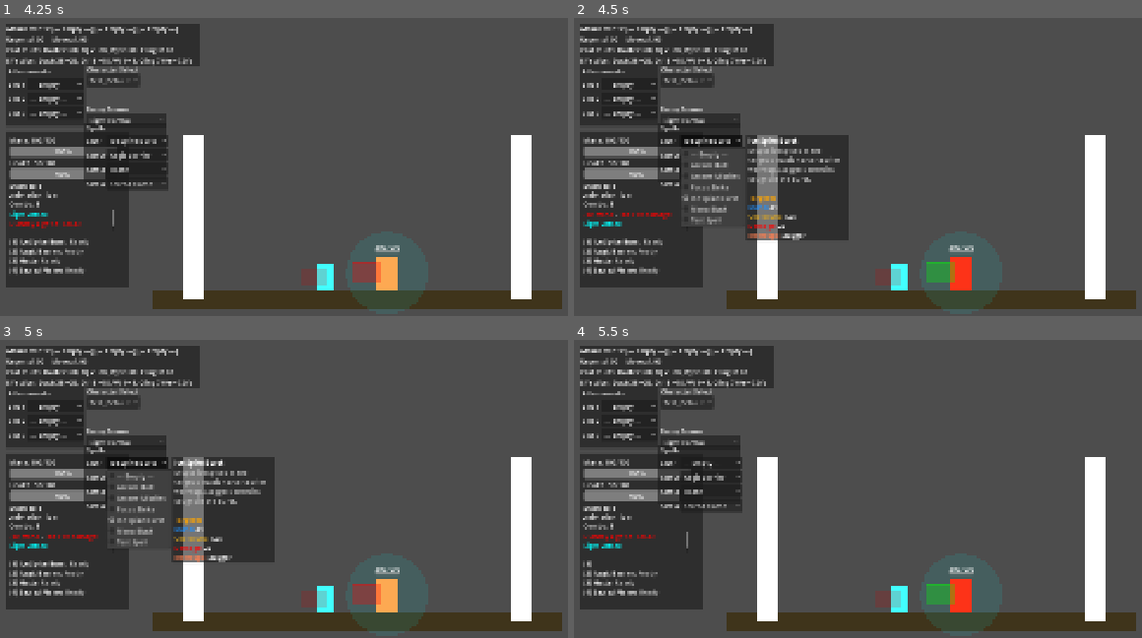
Above: before the commit, frames 1-4 (two rows, left to right).
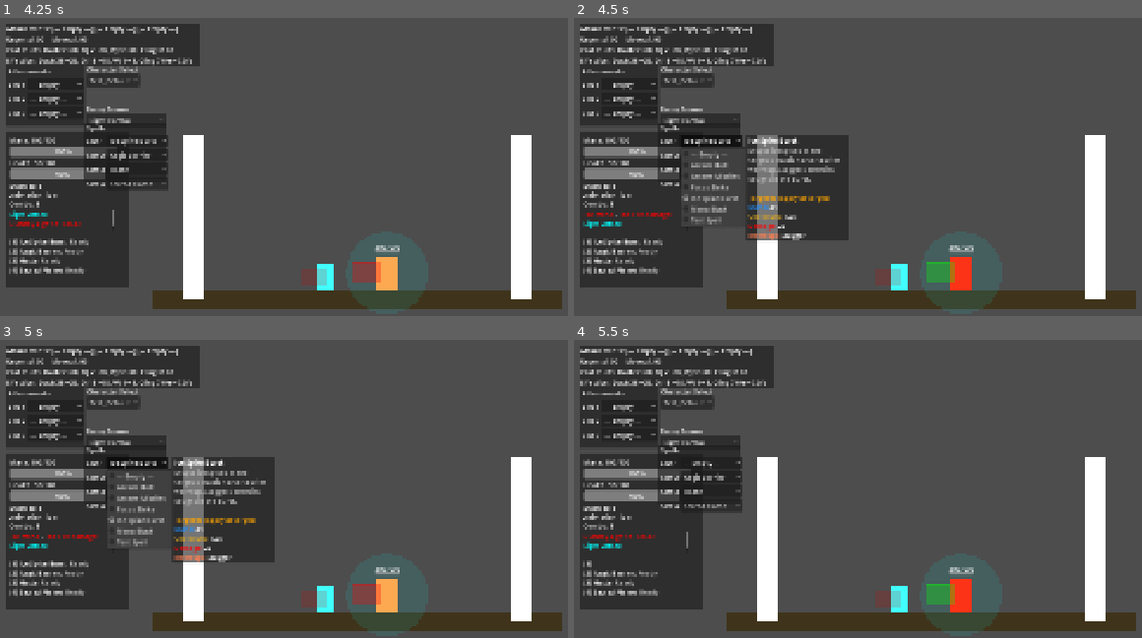
Above: after the commit, the same moments.

Repository: Korasyl/ManaBrawl
Game: Godot game, scene res://scenes/test_environment/test_environment.tscn
Two runs of this game, one before a commit and one after it. Both use one fixed random seed, a clock stepped at 60 frames per second and the inputs below.
Inputs:
- Up to frame 1 (4.25 s): click "— Empty —" at 0.5 s; click "— Empty —" at 1.25 s; click "— Empty —" at 2 s; click "Test_Default" at 2.75 s; click "Light Combo" at 3.5 s
- Up to frame 2 (4.5 s): click "Ice Spike Burst" at 4.25 s
- Up to frame 3 (5 s): no input
- Up to frame 4 (5.5 s): click "Aegis Barrier" at 5 s

Frame 1 is identical in both runs. In frame 2, 0.1% of the frame differs, in the area x 35-46%, y 59-63%; in frame 3, 0.1%; in frame 4, nothing differs.

Commit message:
Add can_target_allies to SpellData and targeting circle for apply_at_target spells
- Add can_target_allies bool to SpellData (defaults false) so each spell
  can opt into targeting allies in addition to enemies
- Extend _find_target_near_cursor with include_allies parameter that
  searches the "player" group when enabled
- Extract _draw_target_indicator() as a shared method for drawing the
  filled circle + arc ring on a target (used by both ranged modes and
  targeted delivery spells)
- Queued targeted spells with apply_at_target delivery now show the
  circle indicator on the nearest valid target, tinted by spell color
- Update spell selector tooltip to show delivery method and ally
  targeting info

https://claude.ai/code/session_019hwMAF9ZJCCJbohmQvJPhX

Diff:
--- a/characters/player.gd
+++ b/characters/player.gd
@@ -1602,7 +1602,7 @@
 			_fire_channeled_tick(spell)
 
 func _fire_channeled_tick(spell: SpellData) -> void:
-	var target: Node = _find_target_near_cursor()
+	var target: Node = _find_target_near_cursor(spell.can_target_allies)
 	if target == null:
 		return
 	_fire_targeted_projectile(spell, target)
@@ -1642,7 +1642,7 @@
 	# For targeted spells, require a valid target before resolving cast
 	var target_body: Node = null
 	if spell.cast_type == "targeted":
-		target_body = _find_target_near_cursor()
+		target_body = _find_target_near_cursor(spell.can_target_allies)
 		if target_body == null:
 			if debug_hud:
 				debug_hud.log_action("[color=red]No target found[/color]")
@@ -1805,7 +1805,7 @@
 		(entity as SpellEntity).attach_to_target(target as Node2D)
 
 
-func _find_target_near_cursor() -> Node:
+func _find_target_near_cursor(include_allies: bool = false) -> Node:
 	var mouse_pos := get_global_mouse_position()
 	var nearest: Node = null
 	var nearest_dist := 200.0  # Max targeting range from cursor
@@ -1823,6 +1823,18 @@
 		if dist < nearest_dist:
 			nearest_dist = dist
 			nearest = body
+
+	# Include allies (other players on same team) if the spell allows it
+	if include_allies:
+		for body in get_tree().get_nodes_in_group("player"):
+			if body == self:
+				continue
+			if not (body is Node2D):
+				continue
+			var dist := mouse_pos.distance_to(body.global_position)
+			if dist < nearest_dist:
+				nearest_dist = dist
+				nearest = body
 
 	return nearest
 
@@ -1913,6 +1925,23 @@
 
 # ---- Draw (aim line) ----
 
+## Draw a targeting circle indicator on [target].
+## Used by both targeted ranged modes and apply_at_target spells.
+## [spell_color] overrides the default ally/enemy coloring with spell tint when provided.
+func _draw_target_indicator(target: Node2D, spell_color: Color = Color.TRANSPARENT) -> void:
+	var target_local: Vector2 = target.global_position - global_position
+	var is_tgt_ally := is_ally(target)
+
+	var indicator_color: Color
+	if spell_color != Color.TRANSPARENT:
+		# Use the spell's projectile color but adjust brightness for ally/enemy
+		indicator_color = Color(spell_color, 0.7)
+	else:
+		indicator_color = Color(0.3, 1.0, 0.3, 0.6) if is_tgt_ally else Color(1.0, 0.3, 0.3, 0.6)
+
+	draw_circle(target_local, 18.0, Color(indicator_color.r, indicator_color.g, indicator_color.b, 0.15))
+	draw_arc(target_local, 22.0, 0, TAU, 24, indicator_color, 2.0)
+
 func _draw():
 	# Placement mode preview
 	if is_placing:
@@ -1959,12 +1988,19 @@
 			if mode.mode_type == "targeted":
 				var target := _get_ranged_target_near_cursor(mode.targeted_max_range_from_cursor, mode.targeted_allow_self)
 				if target is Node2D:
-					var target_local: Vector2 = target.global_position - global_position
-					var is_tgt_ally := is_ally(target)
-					var indicator_color := Color(0.3, 1.0, 0.3, 0.6) if is_tgt_ally else Color(1.0, 0.3, 0.3, 0.6)
-					draw_circle(target_local, 18.0, Color(indicator_color.r, indicator_color.g, indicator_color.b, 0.15))
-					draw_arc(target_local, 22.0, 0, TAU, 24, indicator_color, 2.0)
+					_draw_target_indicator(target)
 				return
+
+		# Queued targeted spell with apply_at_target: show same circle on target
+		if queued_spell_index >= 0 and queued_spell_index < spell_slots.size():
+			var queued_spell: SpellData = spell_slots[queued_spell_index]
+			if queued_spell and queued_spell.cast_type == "targeted":
+				var delivery := _get_spell_targeted_delivery(queued_spell)
+				if delivery == "apply_at_target":
+					var target := _find_target_near_cursor(queued_spell.can_target_allies)
+					if target is Node2D:
+						_draw_target_indicator(target, queued_spell.projectile_color)
+					return
 
 		var origin_g := _get_projectile_spawn_base()          # global spawn origin (same as projectiles)
 		var origin_l := origin_g - global_position            # convert to local space for _draw()
--- a/scenes/ui/spell_selector.gd
+++ b/scenes/ui/spell_selector.gd
@@ -286,7 +286,13 @@
 		"targeted": type_color = "orange"
 		"toggled": type_color = "lime"
 		"placement": type_color = "yellow"
-	lines.append("[color=%s]%s[/color]" % [type_color, spell.cast_type.capitalize()])
+	var type_label := spell.cast_type.capitalize()
+	if spell.cast_type == "targeted":
+		type_label += " (%s)" % spell.targeted_delivery.replace("_", " ")
+	lines.append("[color=%s]%s[/color]" % [type_color, type_label])
+
+	if spell.can_target_allies:
+		lines.append("[color=green]Can target allies[/color]")
 
 	# Core stats
 	lines.append("[color=dodgerblue]Mana:[/color] %.0f" % spell.mana_cost)
--- a/scripts/combat/spell_data.gd
+++ b/scripts/combat/spell_data.gd
@@ -22,6 +22,7 @@
 ## Targeted spell behavior
 @export_enum("projectile", "apply_at_target") var targeted_delivery: String = "projectile"
 @export var targeted_homing_turn_speed: float = 8.0  # radians per second
+@export var can_target_allies: bool = false
 
 ## Channeled casting
 @export var is_channeled: bool = false
